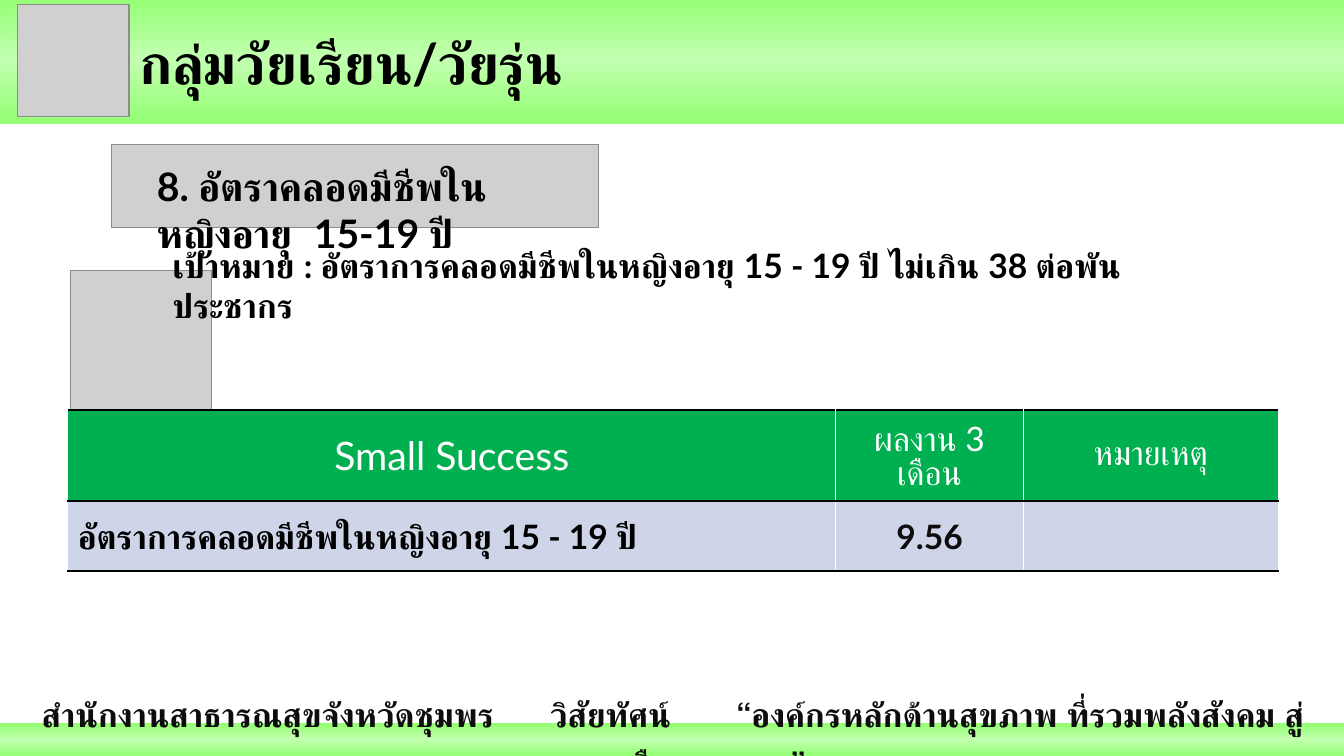
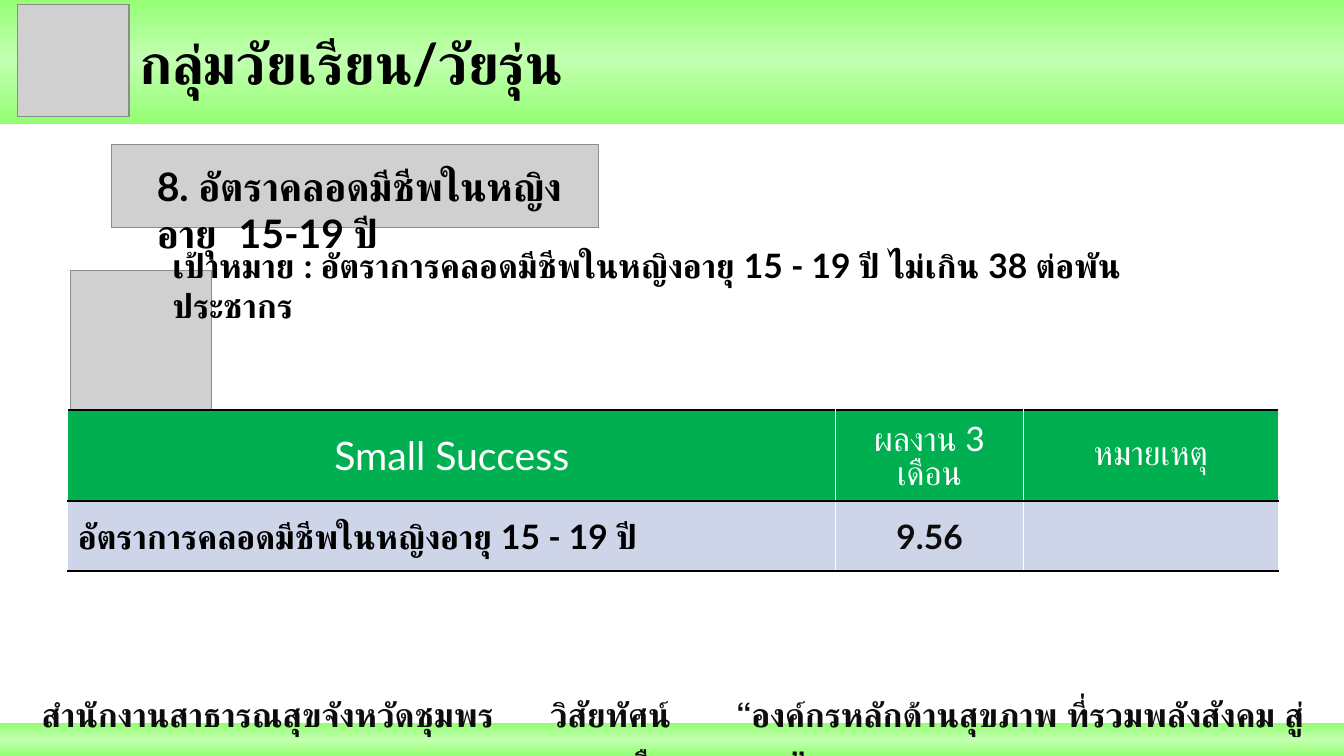
Before and after one commit to joblackpoc/Jobs_SSJ, a slide deck: slide 18 of นิเทศก์/Ready/รอส่งพี่กอบ/Poc_Mix_2_นิเทศก์ใหม่.pptx. Drawn at 1344x756 pixels with LibreOffice and Linux fonts; fonts in the diff are those of the drawing; grey boxes stand for pictures. Boxes give left, top, right and bottom in pixels: in the first picture for what was removed or moved away, otherwise in the second. Text is boxed around its words. In the diff, an @@ line names an element or a change of style, - is before the commit and + after.

```diff
--- a/นิเทศก์/Ready/รอส่งพี่กอบ/Poc_Mix_2_นิเทศก์ใหม่.pptx
+++ b/นิเทศก์/Ready/รอส่งพี่กอบ/Poc_Mix_2_นิเทศก์ใหม่.pptx
@@ text "8. อัตราคลอดมีชีพในหญิงอายุ 15-19 ปี" rewrapped from box(157, 170, 487, 259) to box(157, 170, 562, 259) @@
```
Also in this commit, not shown: 13 other slides changed, 1 other file.
